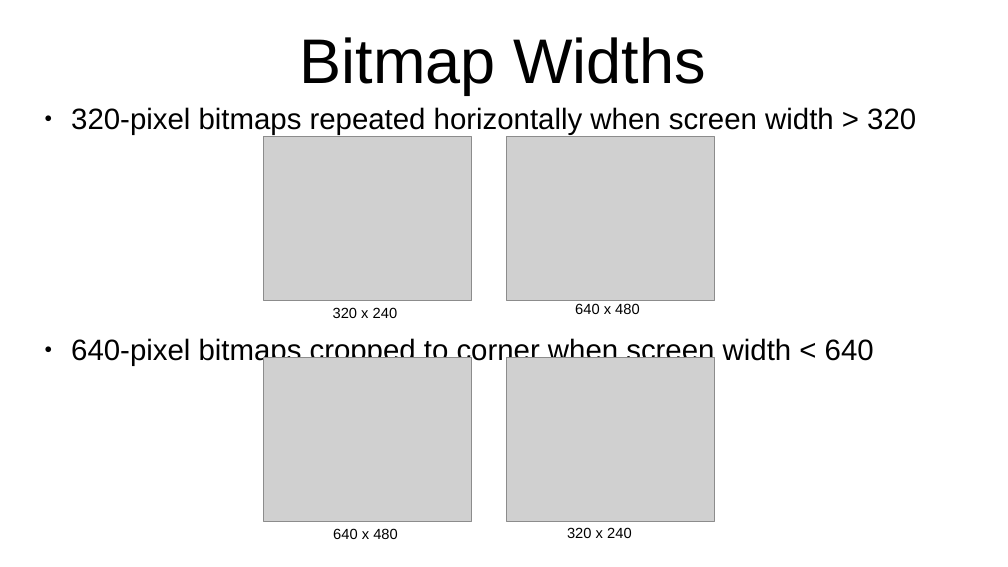
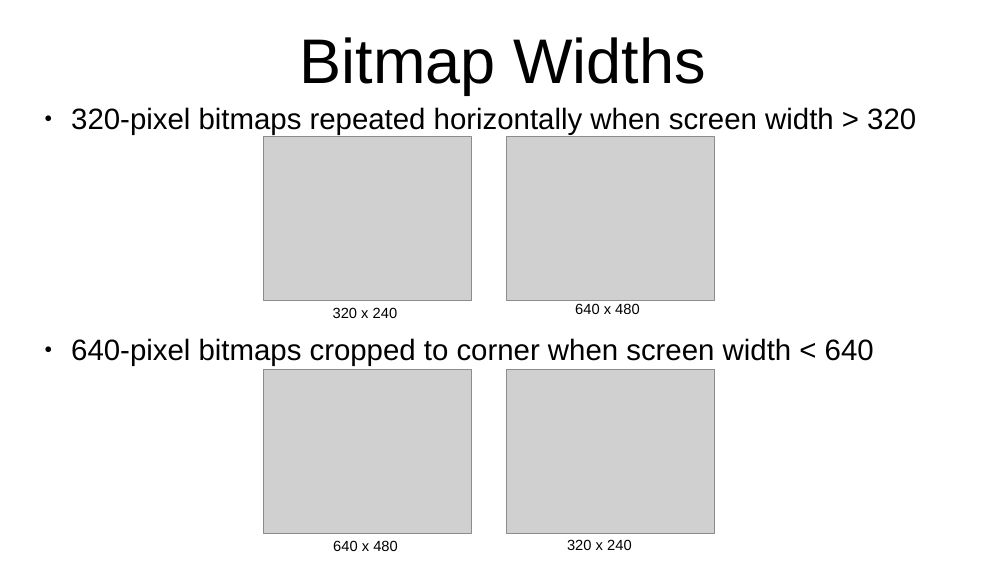
Before and after one commit to SlithyMatt/x16-assembly-tutorial, a slide deck: slide 3 of Lesson15/Lesson15.odp. Drawn at 1008x567 pixels with LibreOffice and Linux fonts; fonts in the diff are those of the drawing; grey boxes stand for pictures. Boxes give left, top, right and bottom in pixels: in the first picture for what was removed or moved away, otherwise in the second. Text is boxed around its words. In the diff, an @@ line names an element or a change of style, - is before the commit and + after.

Commit message:
slide fix

```diff
--- a/Lesson15/Lesson15.odp
+++ b/Lesson15/Lesson15.odp
@@ 2 pictures, 2 texts moved together from (x1=263, y1=357, x2=715, y2=539) to (x1=263, y1=369, x2=715, y2=551) @@
```
